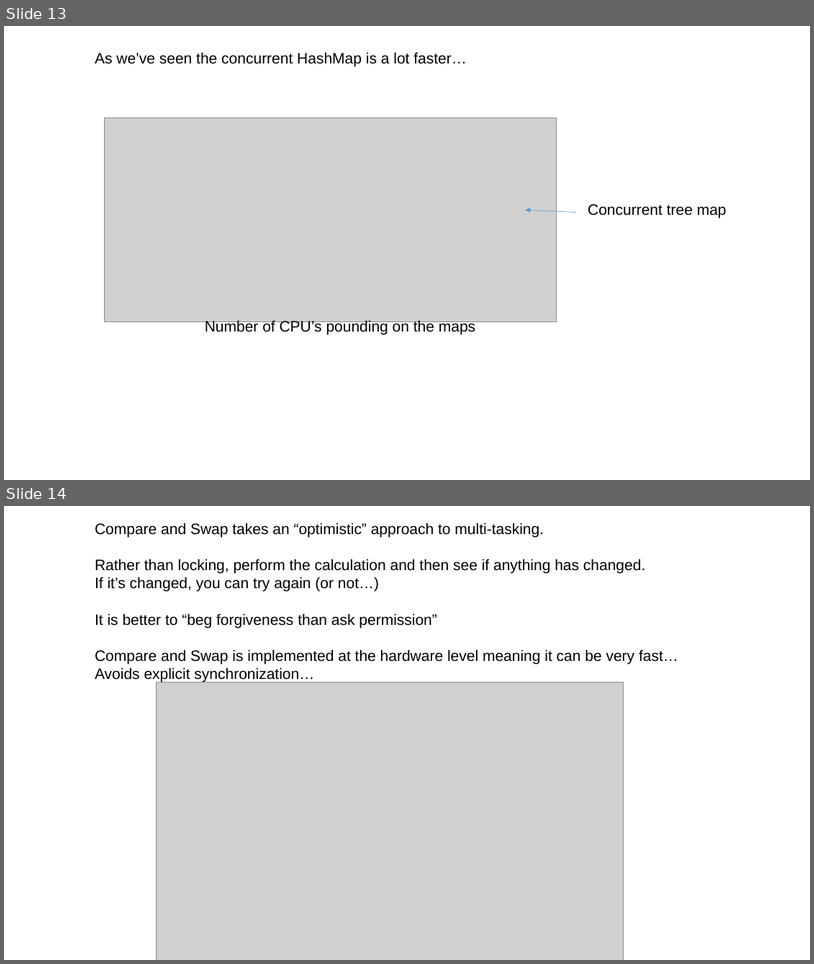
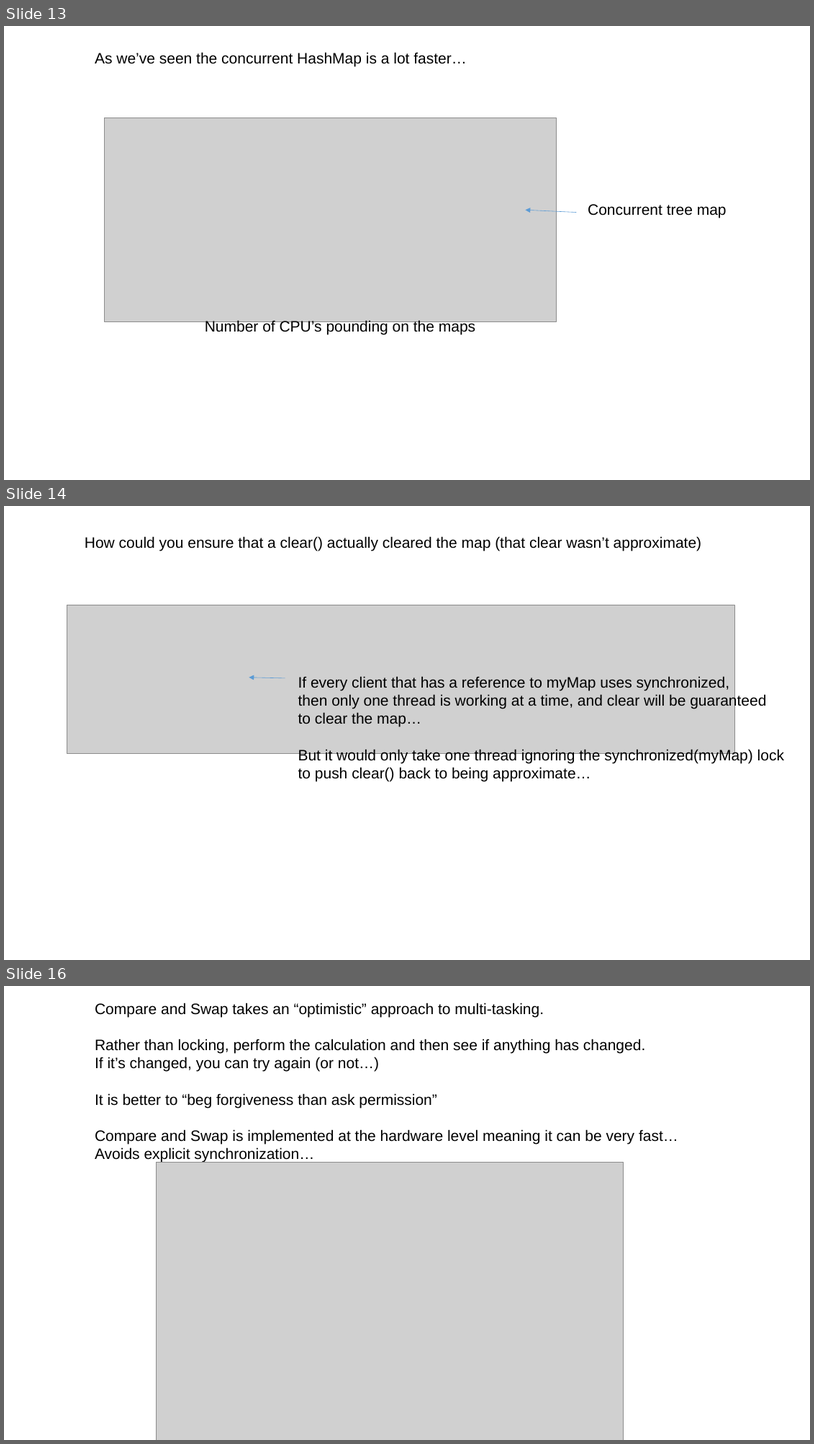
Before and after one commit to afodor/afodor.github.io, a slide deck: classes/prog2016/Prog3-Lecture19.pptx. Shown one above the other, each under a label of ours: slides 13 and 14 before the commit, slides 13, 14 and 16 after it; the slides between them are not shown. The pictures are 814x964 and 814x1444 pixels, drawn with LibreOffice and Linux fonts; fonts in the diff are those of the drawing; grey boxes stand for pictures. Boxes give left, top, right and bottom in pixels: in the first picture for what was removed or moved away, otherwise in the second. Text is boxed around its words. In the diff, an @@ line names an element or a change of style, - is before the commit and + after.

Commit message:
how to clear the map determinstically...

```diff
--- a/classes/prog2016/Prog3-Lecture19.pptx
+++ b/classes/prog2016/Prog3-Lecture19.pptx
@@ slide 14 added at box(4, 506, 810, 960), background #FFFFFF @@
@@ text added at box(85, 536, 702, 551), 18 pt, text #000000 @@
+How could you ensure that a clear() actually cleared the map (that clear wasn’t approximate)
@@ picture added at box(67, 605, 735, 754) @@
@@ arrow added from (286, 678) to (249, 677), #5B9BD5 0.5 pt @@
@@ text added at box(298, 676, 784, 781), 18 pt, text #000000 @@
+If every client that has a reference to myMap uses synchronized,
+then only one thread is working at a time, and clear will be guaranteed
+to clear the map…
+But it would only take one thread ignoring the synchronized(myMap) lock
+to push clear() back to being approximate…
@@ what was slide 14 is now slide 16 @@
```
Also in this commit, not shown: 1 other slide added.
